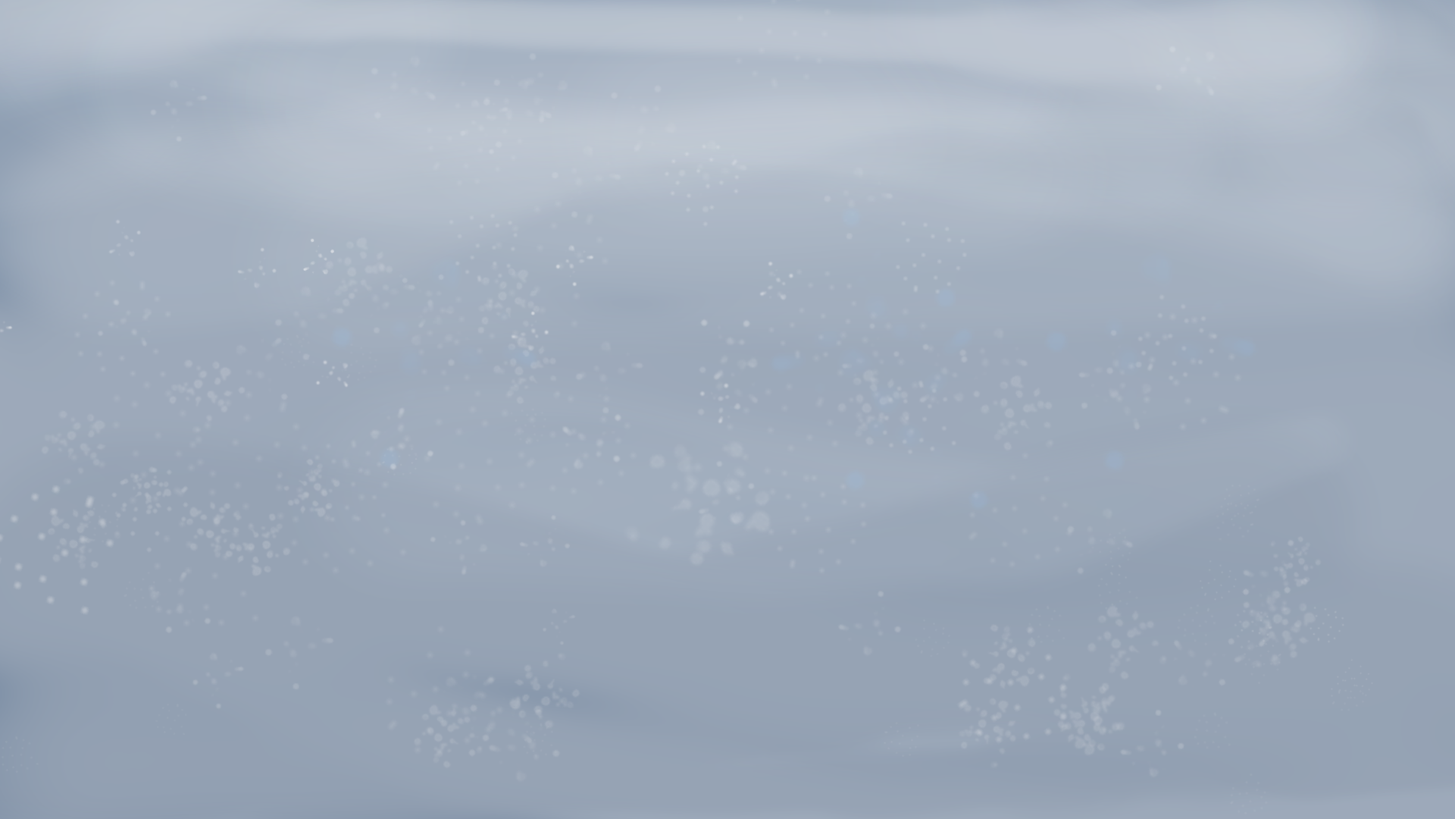
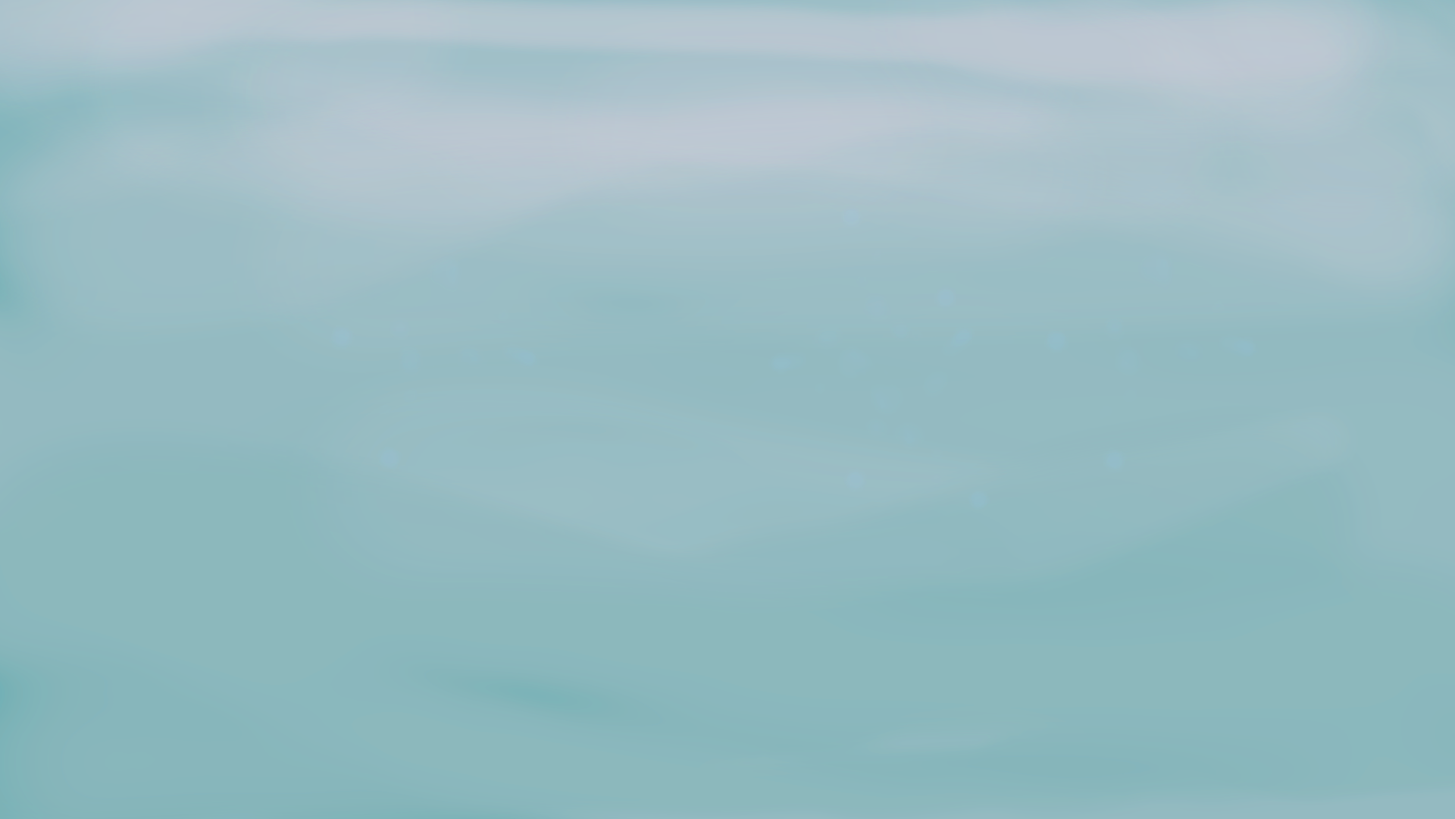
Two versions of the same layered image (w=1455, h=819). Layer-by-layer changes:
hid "Layer", opacity 100% → 75%, painted on it over [0, 0, 1455, 815]
painted on "Background" over [0, 0, 1455, 819]
